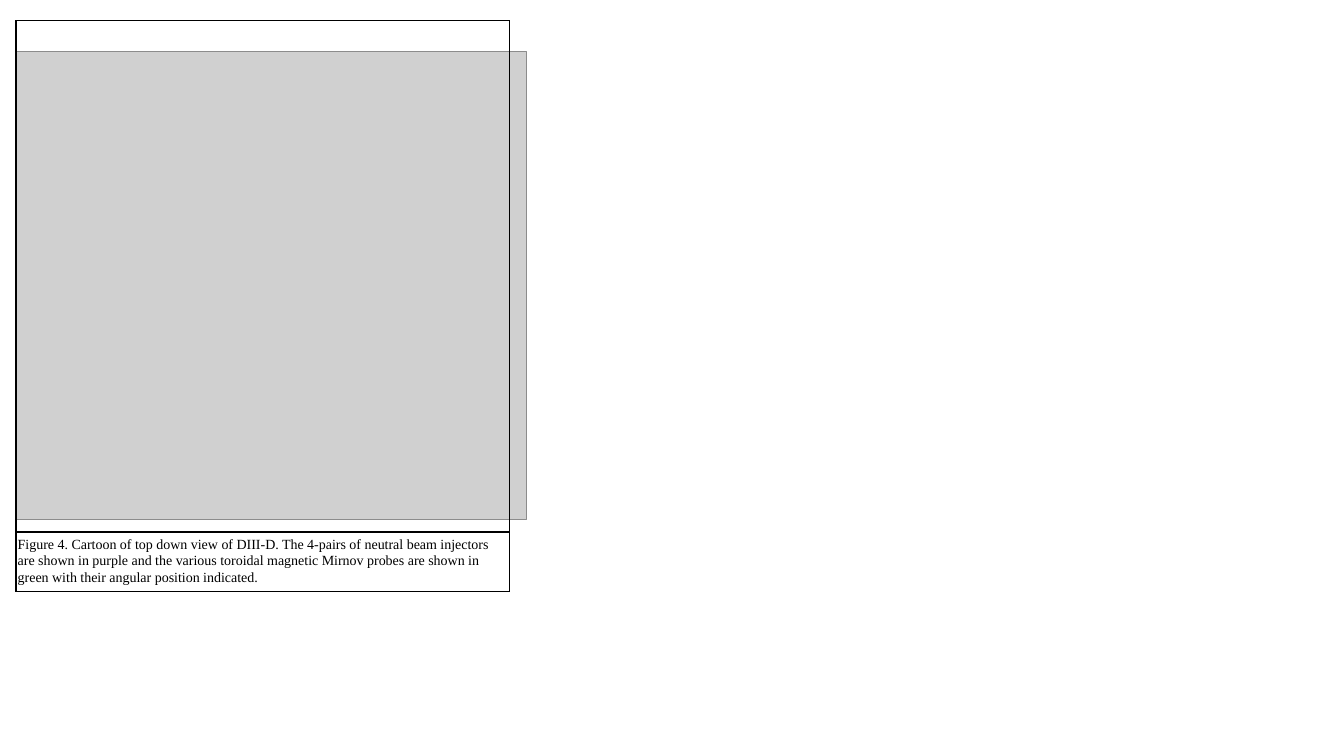
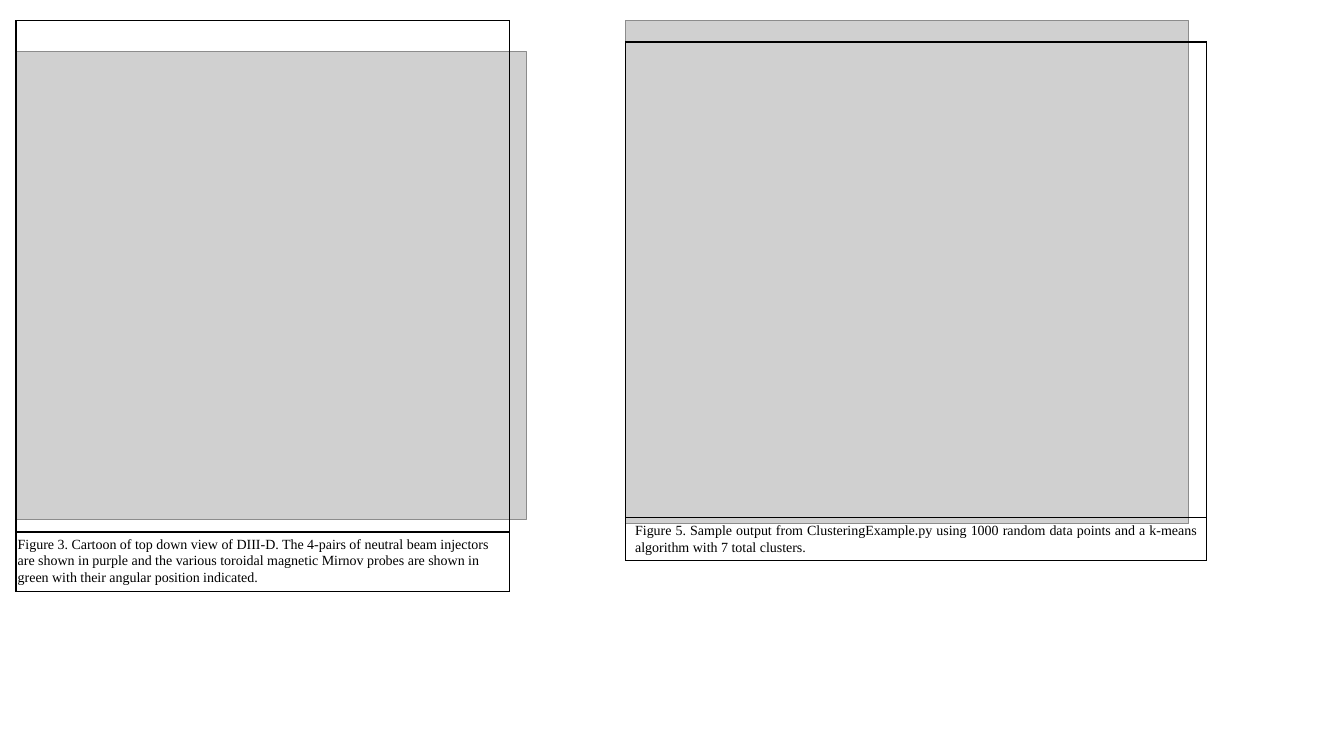
Before and after one commit to SyntaxVoid/PyFusionDIIID, a slide deck: slide 2 of Writing/Figs.pptx. Drawn at 1344x756 pixels with LibreOffice and Linux fonts; fonts in the diff are those of the drawing; grey boxes stand for pictures. Boxes give left, top, right and bottom in pixels: in the first picture for what was removed or moved away, otherwise in the second. Text is boxed around its words. In the diff, an @@ line names an element or a change of style, - is before the commit and + after.

Commit message:
Added clustering example figure.

```diff
--- a/Writing/Figs.pptx
+++ b/Writing/Figs.pptx
@@ text at (x1=18, y1=539, x2=488, y2=585): text changed @@
-Figure 4. Cartoon of top down view of DIII-D. The 4-pairs of neutral beam injectors are shown in purple and the various toroidal magnetic Mirnov probes are shown in green with their angular position indicated.
+Figure 3. Cartoon of top down view of DIII-D. The 4-pairs of neutral beam injectors are shown in purple and the various toroidal magnetic Mirnov probes are shown in green with their angular position indicated.
@@ group added at (x1=625, y1=20, x2=1207, y2=561): 1 picture, 1 rectangle, 1 line, 1 text @@
+Figure 5. Sample output from ClusteringExample.py using 1000 random data points and a k-means algorithm with 7 total clusters.
```
Also in this commit, not shown: 1 other slide changed.
